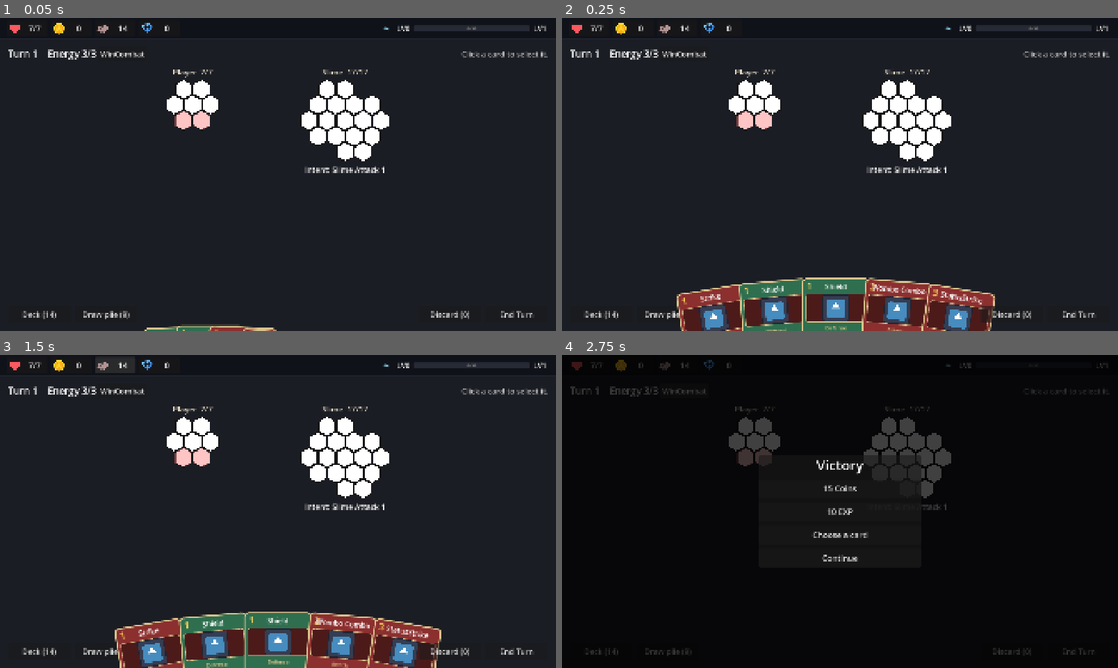
Above: before the commit, frames 1-4 (two rows, left to right).
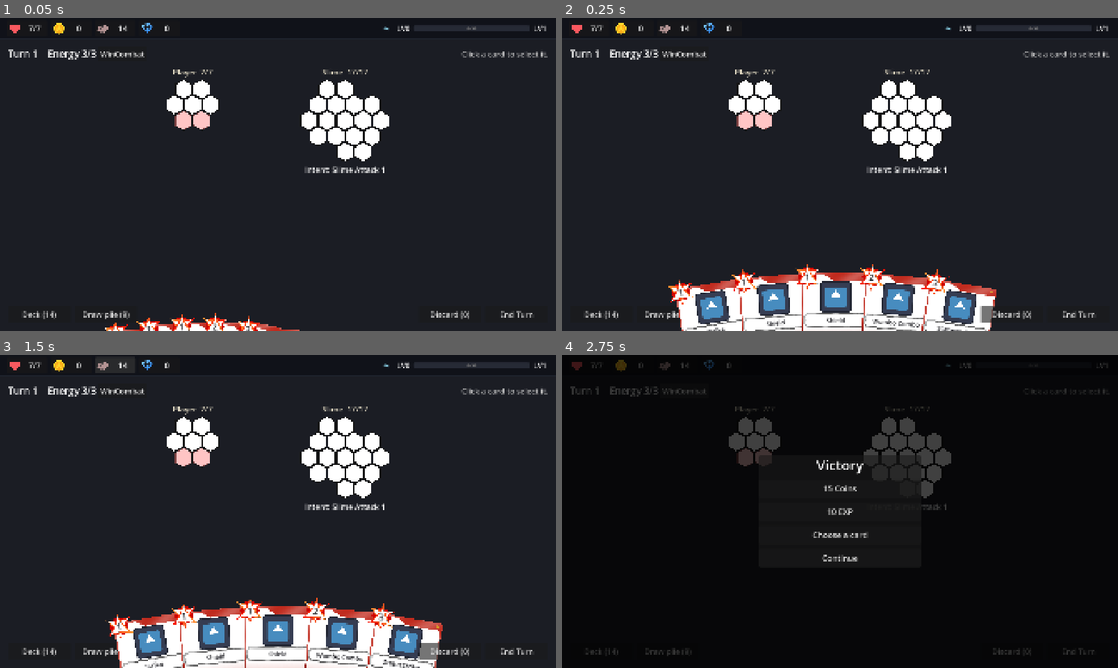
Above: after the commit, the same moments.

Repository: himaiayas/hex-sts
Game: Godot game, scene res://scenes/combat.tscn
Same seed, same stepped clock (60 frames per second), same inputs: the game is played once before the commit and once after it. This scene is started directly instead of the project's main scene. The engine's default icon, where the game draws it, is replaced by a stand-in: a white triangle on a blue panel in a dark square.
Inputs:
- Up to frame 1 (0.05 s): no input
- Up to frame 2 (0.25 s): no input
- Up to frame 3 (1.5 s): click "Deck (14)" at 0.5 s; click "14" at 1.25 s
- Up to frame 4 (2.75 s): click "WinCombat" at 2 s

The runs differ from the first frame. In frame 1, 0.9% of the frame differs, in the area x 18-54%, y 94-100%; in frame 2, 9.3%; in frame 3, 10%, in the area x 18-80%, y 77-100%; in frame 4, nothing differs.

Commit message:
fix: switch to use image in card rendering

Diff:
--- a/scenes/Card.tscn
+++ b/scenes/Card.tscn
@@ -2,111 +2,98 @@
 
 [ext_resource type="Texture2D" uid="uid://0o6h0e2roy5h" path="res://icon.svg" id="1_icon"]
 
-[sub_resource type="StyleBoxFlat" id="StyleBoxFlat_card"]
-content_margin_left = 13.0
-content_margin_top = 13.0
-content_margin_right = 13.0
-content_margin_bottom = 13.0
-bg_color = Color(0.54902, 0.184314, 0.184314, 1)
-border_width_left = 5
-border_width_top = 5
-border_width_right = 5
-border_width_bottom = 5
+[sub_resource type="StyleBoxFlat" id="StyleBoxFlat_select"]
+draw_center = false
 border_color = Color(0.85098, 0.764706, 0.54902, 1)
-corner_radius_top_left = 16
-corner_radius_top_right = 16
-corner_radius_bottom_right = 16
-corner_radius_bottom_left = 16
+corner_radius_top_left = 14
+corner_radius_top_right = 14
+corner_radius_bottom_right = 14
+corner_radius_bottom_left = 14
+expand_margin_left = 6.0
+expand_margin_top = 6.0
+expand_margin_right = 6.0
+expand_margin_bottom = 6.0
 
-[sub_resource type="StyleBoxFlat" id="StyleBoxFlat_image"]
-bg_color = Color(0.301961, 0.101961, 0.101961, 1)
-border_width_left = 2
-border_width_top = 2
-border_width_right = 2
-border_width_bottom = 2
-border_color = Color(0.85098, 0.764706, 0.54902, 1)
-corner_radius_top_left = 7
-corner_radius_top_right = 7
-corner_radius_bottom_right = 7
-corner_radius_bottom_left = 7
+[node name="Card" type="Node2D"]
 
-[node name="Card" type="Node2D" unique_id=1676586401]
+[node name="Panel" type="Panel" parent="."]
+offset_right = 234.0
+offset_bottom = 334.0
+pivot_offset = Vector2(117, 334)
+mouse_default_cursor_shape = 2
+theme_override_styles/panel = SubResource("StyleBoxFlat_select")
 
-[node name="Panel" type="PanelContainer" parent="." unique_id=1618397570]
-custom_minimum_size = Vector2(234, 316)
+[node name="Background" type="TextureRect" parent="Panel"]
+unique_name_in_owner = true
 offset_right = 234.0
-offset_bottom = 316.0
-pivot_offset = Vector2(117, 316)
-mouse_default_cursor_shape = 2
-theme_override_styles/panel = SubResource("StyleBoxFlat_card")
+offset_bottom = 334.0
+mouse_filter = 2
+expand_mode = 1
 
-[node name="Node2D" type="Node2D" parent="Panel" unique_id=900625286]
-position = Vector2(27, 27)
-
-[node name="CostLabel" type="Label" parent="Panel/Node2D" unique_id=1277945826]
+[node name="CardImage" type="TextureRect" parent="Panel"]
 unique_name_in_owner = true
-anchors_preset = 8
-anchor_left = 0.5
-anchor_top = 0.5
-anchor_right = 0.5
-anchor_bottom = 0.5
-offset_left = -11.0
-offset_top = -26.0
-offset_right = 11.0
-offset_bottom = 26.0
-grow_horizontal = 2
-grow_vertical = 2
-theme_override_colors/font_color = Color(1, 0.831373, 0.352941, 1)
-theme_override_font_sizes/font_size = 36
-text = "1"
-
-[node name="VBox" type="VBoxContainer" parent="Panel" unique_id=1073593886]
-layout_mode = 2
-mouse_filter = 2
-theme_override_constants/separation = 7
-
-[node name="Header" type="HBoxContainer" parent="Panel/VBox" unique_id=831152310]
-layout_mode = 2
-mouse_filter = 2
-
-[node name="NameLabel" type="Label" parent="Panel/VBox/Header" unique_id=723784918]
-unique_name_in_owner = true
-custom_minimum_size = Vector2(1, 0)
-layout_mode = 2
-size_flags_horizontal = 3
-theme_override_colors/font_color = Color(1, 1, 1, 1)
-theme_override_font_sizes/font_size = 25
-text = "Strike"
-horizontal_alignment = 1
-vertical_alignment = 1
-autowrap_mode = 3
-
-[node name="ImageFrame" type="PanelContainer" parent="Panel/VBox" unique_id=1683482983]
-layout_mode = 2
-mouse_filter = 2
-theme_override_styles/panel = SubResource("StyleBoxFlat_image")
-
-[node name="CardImage" type="TextureRect" parent="Panel/VBox/ImageFrame" unique_id=869305634]
-unique_name_in_owner = true
-custom_minimum_size = Vector2(0, 93)
-layout_mode = 2
+offset_right = 40.0
+offset_bottom = 40.0
 mouse_filter = 2
 texture = ExtResource("1_icon")
 expand_mode = 1
 stretch_mode = 5
 
-[node name="TypeLabel" type="Label" parent="Panel/VBox" unique_id=1769836685]
+[node name="NameFrame" type="TextureRect" parent="Panel"]
 unique_name_in_owner = true
-layout_mode = 2
-theme_override_colors/font_color = Color(0.85098, 0.764706, 0.54902, 1)
-theme_override_font_sizes/font_size = 18
-text = "Attack"
+offset_right = 234.0
+offset_bottom = 334.0
+mouse_filter = 2
+expand_mode = 1
+
+[node name="NameLabel" type="Label" parent="Panel"]
+unique_name_in_owner = true
+offset_right = 40.0
+offset_bottom = 23.0
+theme_override_colors/font_color = Color(0.117647, 0.117647, 0.137255, 1)
+text = "Strike"
 horizontal_alignment = 1
+vertical_alignment = 1
+autowrap_mode = 3
+clip_text = true
 
-[node name="Description" type="VBoxContainer" parent="Panel/VBox" unique_id=1879360191]
+[node name="Description" type="VBoxContainer" parent="Panel"]
 unique_name_in_owner = true
-layout_mode = 2
-size_flags_vertical = 3
+offset_right = 40.0
+offset_bottom = 40.0
 mouse_filter = 2
 theme_override_constants/separation = 3
 alignment = 1
+
+[node name="Outline" type="TextureRect" parent="Panel"]
+unique_name_in_owner = true
+offset_right = 234.0
+offset_bottom = 334.0
+mouse_filter = 2
+expand_mode = 1
+
+[node name="CostFrame" type="TextureRect" parent="Panel"]
+unique_name_in_owner = true
+offset_right = 40.0
+offset_bottom = 40.0
+mouse_filter = 2
+expand_mode = 1
+
+[node name="CostLabel" type="Label" parent="Panel/CostFrame"]
+unique_name_in_owner = true
+anchors_preset = 15
+anchor_right = 1.0
+anchor_bottom = 1.0
+grow_horizontal = 2
+grow_vertical = 2
+theme_override_colors/font_color = Color(0.117647, 0.117647, 0.137255, 1)
+text = "1"
+horizontal_alignment = 1
+vertical_alignment = 1
+
+[node name="Stars" type="HBoxContainer" parent="Panel"]
+unique_name_in_owner = true
+offset_right = 40.0
+offset_bottom = 40.0
+mouse_filter = 2
+alignment = 2
--- a/scripts/cards/render_card.gd
+++ b/scripts/cards/render_card.gd
@@ -1,14 +1,47 @@
 extends Node
 
+## Layout, in card pixels (0,0 = top-left of the card). Adjust freely.
+const CARD_SIZE := Vector2(234, 334)
+const IMAGE_RECT := Rect2(12, 28, 210, 108)  # card image, upper part
+const NAME_RECT := Rect2(26, 141, 182, 45)  # name text, inside the name frame
+const DESCRIPTION_RECT := Rect2(14, 194, 206, 128)  # text and patterns, lower part
+const COST_RECT := Rect2(-25, -35, 90, 96)  # cost frame, upper-left (may stick out)
+const STAR_SIZE := 22.0
+const STAR_SPACING := 1  # between stars
+const STAR_MARGIN := Vector2(6, 1)  # from the card's top-right corner
+const NAME_FONT_SIZE := 22
+const COST_FONT_SIZE := 30
+const FONT_SIZE := 16  # description
+const COLOR_DESCRIPTION := Color(0.117647, 0.117647, 0.137255)  # dark, like the name
+
+## Background, name frame and outline images are 1034x1436 with the card drawn in this
+## part; it's cropped out so the layers line up.
+const ART_REGION := Rect2(167, 218, 700, 1000)
+
+## Per card type. All the same for now.
+const BACKGROUNDS := {
+	Enum.CardType.ATTACK: preload("res://assets/cards/Card_red.png"),
+	Enum.CardType.DEFENSE: preload("res://assets/cards/Card_red.png"),
+	Enum.CardType.SKILL: preload("res://assets/cards/Card_red.png"),
+	Enum.CardType.POWER: preload("res://assets/cards/Card_red.png"),
+}
+const OUTLINES := {
+	Enum.CardType.ATTACK: preload("res://assets/cards/OutlineR.png"),
+	Enum.CardType.DEFENSE: preload("res://assets/cards/OutlineR.png"),
+	Enum.CardType.SKILL: preload("res://assets/cards/OutlineR.png"),
+	Enum.CardType.POWER: preload("res://assets/cards/OutlineR.png"),
+}
+const COST_FRAMES := {
+	Enum.CardType.ATTACK: preload("res://assets/cards/CostR.png"),
+	Enum.CardType.DEFENSE: preload("res://assets/cards/CostR.png"),
+	Enum.CardType.SKILL: preload("res://assets/cards/CostR.png"),
+	Enum.CardType.POWER: preload("res://assets/cards/CostR.png"),
+}
+const NAME_FRAME := preload("res://assets/cards/card_name_frame.png")
+const STAR := preload("res://assets/cards/rarity_star.png")
+
 const CARD_SCENE := preload("res://scenes/Card.tscn")
-const TYPE_COLORS := {
-	Enum.CardType.ATTACK: Color("8c2f2f"),
-	Enum.CardType.DEFENSE: Color("2f6f4f"),
-	Enum.CardType.SKILL: Color("2f5f8c"),
-	Enum.CardType.POWER: Color("6a3a8c"),
-}
 const COLOR_KEYWORD := Color(1, 0.831373, 0.352941)
-const FONT_SIZE := 22
 
 ## {keyword:Poison} in a description.
 static var _keyword_regex := RegEx.create_from_string("\\{keyword:([^}]+)\\}")
@@ -21,24 +54,75 @@
 func _ready() -> void:
 	var card := create_card(card_data)
 	add_child(card)
-	card.position = get_viewport().get_visible_rect().size / 2 - Vector2(117, 158)
+	card.position = get_viewport().get_visible_rect().size / 2 - CARD_SIZE / 2
 
 
+## Layers, bottom to top: background, image, name frame + name, description, outline,
+## cost frame + cost, rarity stars.
 static func create_card(data: BaseCard) -> Node2D:
 	var card: Node2D = CARD_SCENE.instantiate()
-	card.get_node("%CostLabel").text = str(data.cost)
-	card.get_node("%NameLabel").text = data.card_name
-	card.get_node("%TypeLabel").text = Enum.CardType.keys()[data.type].capitalize()
-	_fill_description(card.get_node("%Description"), data)
-	if data.image:
-		card.get_node("%CardImage").texture = data.image
+	var panel: Panel = card.get_node("Panel")
+	panel.size = CARD_SIZE
+	panel.pivot_offset = CARD_SIZE * Vector2(0.5, 1)
+	# Duplicate so selecting one card doesn't outline them all.
+	panel.add_theme_stylebox_override("panel", panel.get_theme_stylebox("panel").duplicate())
 
-	# Panel colour by type; duplicate so cards don't share one StyleBox.
-	var panel: PanelContainer = card.get_node("Panel")
-	var style: StyleBoxFlat = panel.get_theme_stylebox("panel").duplicate()
-	style.bg_color = TYPE_COLORS.get(data.type, Color.DIM_GRAY)
-	panel.add_theme_stylebox_override("panel", style)
+	_place(card.get_node("%Background"), Rect2(Vector2.ZERO, CARD_SIZE), _crop(BACKGROUNDS[data.type]))
+	_place(card.get_node("%CardImage"), IMAGE_RECT, data.image)
+	_place(card.get_node("%NameFrame"), Rect2(Vector2.ZERO, CARD_SIZE), _crop(NAME_FRAME))
+	_place(card.get_node("%Outline"), Rect2(Vector2.ZERO, CARD_SIZE), _crop(OUTLINES[data.type]))
+	_place(card.get_node("%CostFrame"), COST_RECT, COST_FRAMES[data.type])
+
+	var name_label: Label = card.get_node("%NameLabel")
+	_place(name_label, NAME_RECT)
+	name_label.text = data.card_name
+	name_label.add_theme_font_size_override("font_size", NAME_FONT_SIZE)
+
+	var cost_label: Label = card.get_node("%CostLabel")
+	cost_label.text = str(data.cost)
+	cost_label.add_theme_font_size_override("font_size", COST_FONT_SIZE)
+
+	var description: VBoxContainer = card.get_node("%Description")
+	_place(description, DESCRIPTION_RECT)
+	_fill_description(description, data)
+	description.minimum_size_changed.connect(_fit_description.bind(description))
+
+	# One star per rarity step: Common 1, Uncommon 2, ...
+	var stars: HBoxContainer = card.get_node("%Stars")
+	stars.add_theme_constant_override("separation", STAR_SPACING)
+	for i in data.rarity + 1:
+		var star := TextureRect.new()
+		star.texture = STAR
+		star.custom_minimum_size = Vector2(STAR_SIZE, STAR_SIZE)
+		star.expand_mode = TextureRect.EXPAND_IGNORE_SIZE
+		star.stretch_mode = TextureRect.STRETCH_KEEP_ASPECT_CENTERED
+		star.mouse_filter = Control.MOUSE_FILTER_IGNORE
+		stars.add_child(star)
+	var stars_width := (data.rarity + 1) * STAR_SIZE + data.rarity * STAR_SPACING
+	_place(stars, Rect2(CARD_SIZE.x - STAR_MARGIN.x - stars_width, STAR_MARGIN.y, stars_width, STAR_SIZE))
 	return card
+
+
+## Shrinks the description when it's taller than DESCRIPTION_RECT, keeping it centred.
+static func _fit_description(box: VBoxContainer) -> void:
+	box.size = DESCRIPTION_RECT.size  # grows back to its minimum size if the content is bigger
+	var fit := minf(1.0, DESCRIPTION_RECT.size.y / maxf(1.0, box.size.y))
+	box.scale = Vector2(fit, fit)
+	box.position = DESCRIPTION_RECT.position + Vector2((DESCRIPTION_RECT.size.x - box.size.x * fit) / 2.0, 0)
+
+
+static func _place(node: Control, rect: Rect2, texture: Texture2D = null) -> void:
+	node.position = rect.position
+	node.size = rect.size
+	if texture:
+		node.set("texture", texture)
+
+
+static func _crop(texture: Texture2D) -> AtlasTexture:
+	var atlas := AtlasTexture.new()
+	atlas.atlas = texture
+	atlas.region = ART_REGION
+	return atlas
 
 
 ## Keywords used in a description, in order, without repeats.
@@ -71,5 +155,6 @@
 		label.mouse_filter = Control.MOUSE_FILTER_IGNORE
 		label.add_theme_font_size_override("normal_font_size", FONT_SIZE)
 		label.add_theme_font_size_override("bold_font_size", FONT_SIZE)
+		label.add_theme_color_override("default_color", COLOR_DESCRIPTION)
 		label.text = _keyword_regex.sub(line, keyword_bbcode, true)
 		box.add_child(label)
--- a/scripts/combat/ui/hand_view.gd
+++ b/scripts/combat/ui/hand_view.gd
@@ -9,7 +9,7 @@
 signal card_clicked(card: BaseCard)
 
 const RenderCard := preload("res://scripts/cards/render_card.gd")
-const CARD_SIZE := Vector2(234, 316)
+const CARD_SIZE := RenderCard.CARD_SIZE
 const CARD_SPACING := 200.0  # distance between card centres
 const MAX_HAND_WIDTH := 1066.0  # big hands squeeze closer instead of getting wider
 const FAN_RADIUS := 2333.0  # radius of the arc the cards sit on
@@ -164,10 +164,10 @@
 
 
 func _set_border(card: BaseCard, selected: bool) -> void:
-	var panel: PanelContainer = _holders[card].get_child(0).get_node("Panel")
+	var panel: Panel = _holders[card].get_child(0).get_node("Panel")
 	var style: StyleBoxFlat = panel.get_theme_stylebox("panel")
-	style.border_color = COLOR_SELECTED if selected else COLOR_BORDER
-	style.set_border_width_all(8 if selected else 5)
+	style.border_color = COLOR_SELECTED
+	style.set_border_width_all(6 if selected else 0)  # drawn just outside the card
 
 
 func _update_keywords(delta: float) -> void:
Binary file added: assets/cards/CostB.png
Not shown, changed: assets/cards/CostB.png.import
Binary file added: assets/cards/CostG.png
Not shown, added: assets/cards/CostG.png.import
Binary file added: assets/cards/CostP.png
Not shown, added: assets/cards/CostP.png.import
Binary file added: assets/cards/CostR.png
Not shown, added: assets/cards/CostR.png.import
Renamed: assets/cards/Textbox.png -> assets/cards/card_name_frame.png
Not shown, added: assets/cards/card_name_frame.png.import
Renamed: assets/cards/Star.png -> assets/cards/rarity_star.png
Not shown, changed: assets/cards/rarity_star.png.import
